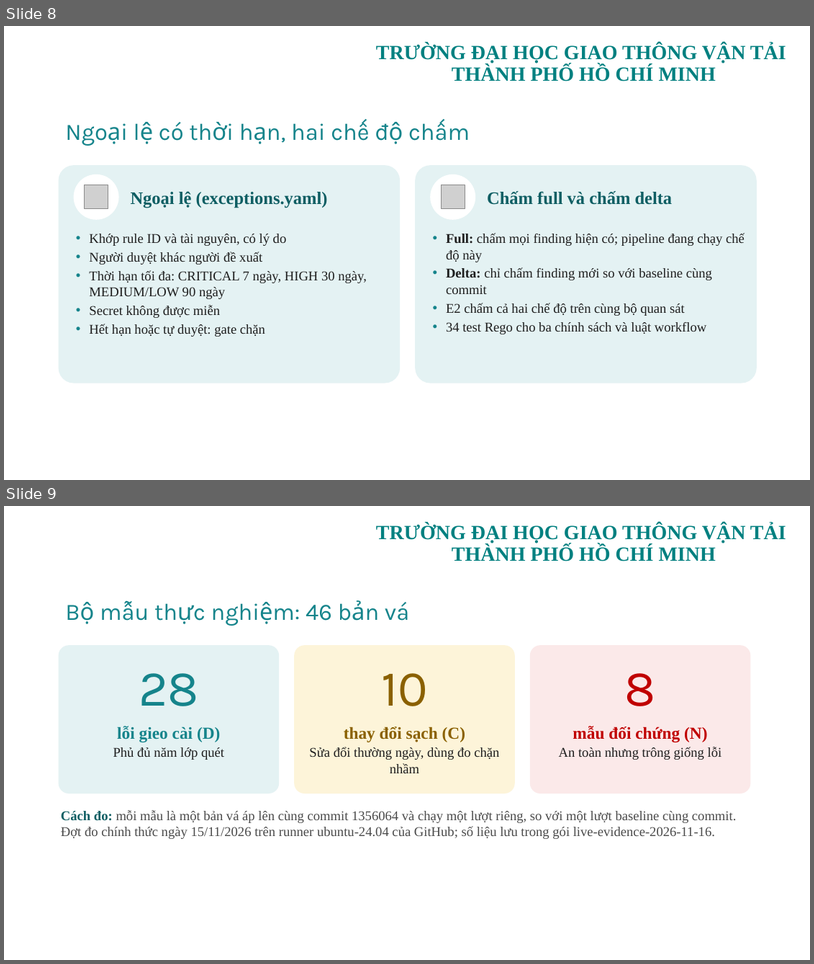
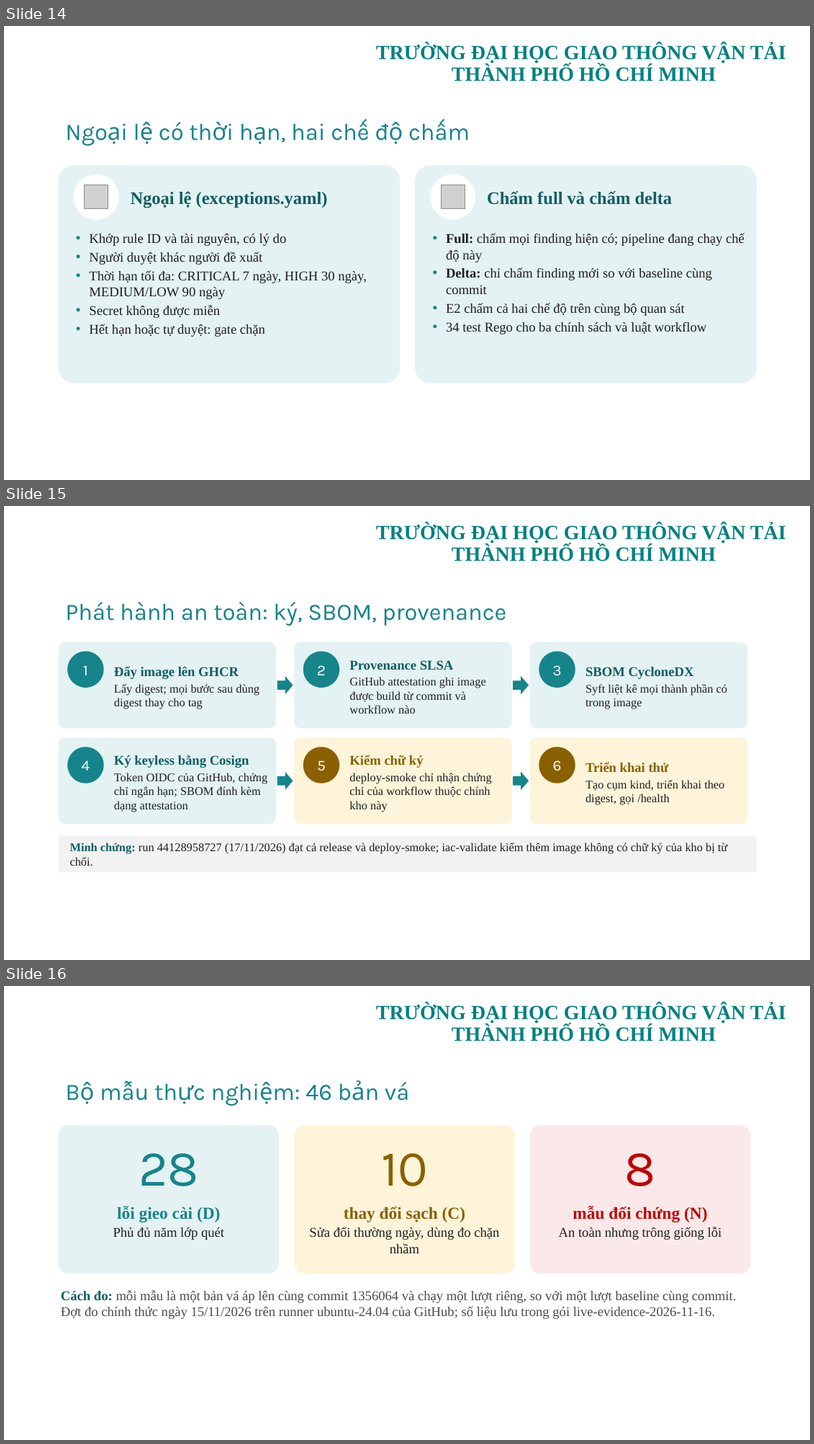
Before and after one commit to tranhuultai/012012303904_21_DevSecOps, a slide deck: PPTX/DeTai21_DevSecOps.pptx. Shown one above the other, each under a label of ours: slides 8 and 9 before the commit, slides 14, 15 and 16 after it. The pictures are 814x964 and 814x1444 pixels, drawn with LibreOffice and Linux fonts; fonts in the diff are those of the drawing; grey boxes stand for pictures; background and template pictures are left out. Boxes give left, top, right and bottom in pixels: in the first picture for what was removed or moved away, otherwise in the second. Text is boxed around its words. In the diff, an @@ line names an element or a change of style, - is before the commit and + after.

```diff
--- a/PPTX/DeTai21_DevSecOps.pptx
+++ b/PPTX/DeTai21_DevSecOps.pptx
@@ slide 15 added at (4, 506, 810, 960), background picture (left out); not listed: 1 template element that a slide beside it also shows @@
@@ title added at (65, 602, 507, 626), 28 pt, text #15848B @@
+Phát hành an toàn: ký, SBOM, provenance
@@ rounded rectangle added at (59, 642, 276, 728), fill #E4F2F3 @@
@@ ellipse added at (67, 651, 104, 687), fill #15848B, 18 pt, text #FFFFFF @@
+1
@@ rounded rectangle added at (294, 642, 512, 728), fill #E4F2F3 @@
@@ ellipse added at (304, 651, 340, 687), fill #15848B, 18 pt, text #FFFFFF @@
+2
@@ rounded rectangle added at (530, 642, 748, 728), fill #E4F2F3 @@
@@ ellipse added at (540, 651, 576, 687), fill #15848B, 18 pt, text #FFFFFF @@
+3
@@ text added at (114, 666, 260, 709), 14 pt, text #1E1E1E @@
+Đẩy image lên GHCR
+Lấy digest; mọi bước sau dùng digest thay cho tag
@@ right arrow added at (278, 676, 293, 694), fill #15848B @@
@@ text added at (350, 660, 486, 713), 14 pt, text #1E1E1E @@
+Provenance SLSA
+GitHub attestation ghi image được build từ commit và workflow nào
@@ right arrow added at (513, 676, 529, 694), fill #15848B @@
@@ text added at (586, 667, 728, 709), 14 pt, text #1E1E1E @@
+SBOM CycloneDX
+Syft liệt kê mọi thành phần có trong image
@@ rounded rectangle added at (59, 738, 276, 824), fill #E4F2F3 @@
@@ rounded rectangle added at (294, 738, 512, 824), fill #FDF4D9 @@
@@ rounded rectangle added at (530, 738, 748, 824), fill #FDF4D9 @@
@@ ellipse added at (67, 746, 104, 783), fill #15848B, 18 pt, text #FFFFFF @@
+4
@@ text added at (114, 754, 268, 812), 14 pt, text #1E1E1E @@
+Ký keyless bằng Cosign
+Token OIDC của GitHub, chứng chỉ ngắn hạn; SBOM đính kèm dạng attestation
@@ ellipse added at (304, 746, 340, 783), fill #8A6000, 18 pt, text #FFFFFF @@
+5
@@ text added at (350, 754, 492, 812), 14 pt, text #1E1E1E @@
+Kiểm chữ ký
+deploy-smoke chỉ nhận chứng chỉ của workflow thuộc chính kho này
@@ ellipse added at (540, 746, 576, 783), fill #8A6000, 18 pt, text #FFFFFF @@
+6
@@ text added at (586, 762, 725, 805), 14 pt, text #1E1E1E @@
+Triển khai thử
+Tạo cụm kind, triển khai theo digest, gọi /health
@@ right arrow added at (278, 772, 293, 790), fill #15848B @@
@@ right arrow added at (513, 772, 529, 790), fill #15848B @@
@@ rounded rectangle added at (59, 836, 757, 872), fill #F2F2F2 @@
@@ text added at (70, 842, 728, 865), 14 pt, text #1E1E1E @@
+Minh chứng: run 44128958727 (17/11/2026) đạt cả release và deploy-smoke; iac-validate kiểm thêm image không có chữ ký của kho bị từ chối.
@@ page number added at (574, 926, 756, 951), 12 pt, text #FFFFFF @@
+15
@@ what was slide 8 is now slide 14 @@
@@ what was slide 9 is now slide 16 @@
```
Also in this commit, not shown: 9 other slides added, 1 slide removed.
